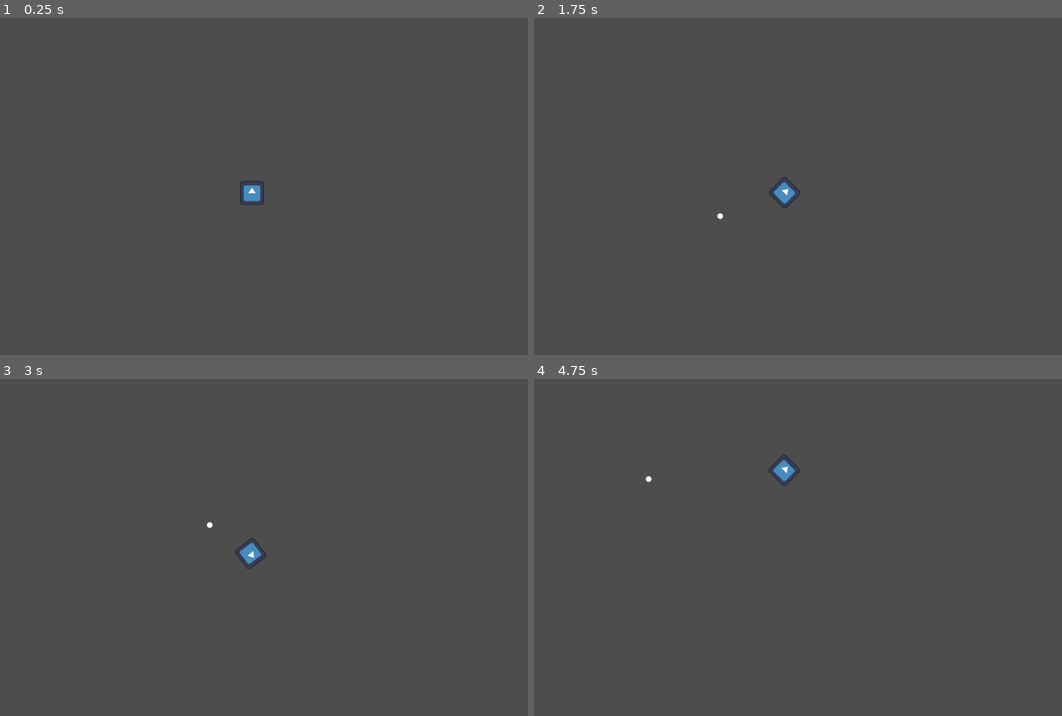
Above: before the commit, frames 1-4 (two rows, left to right).
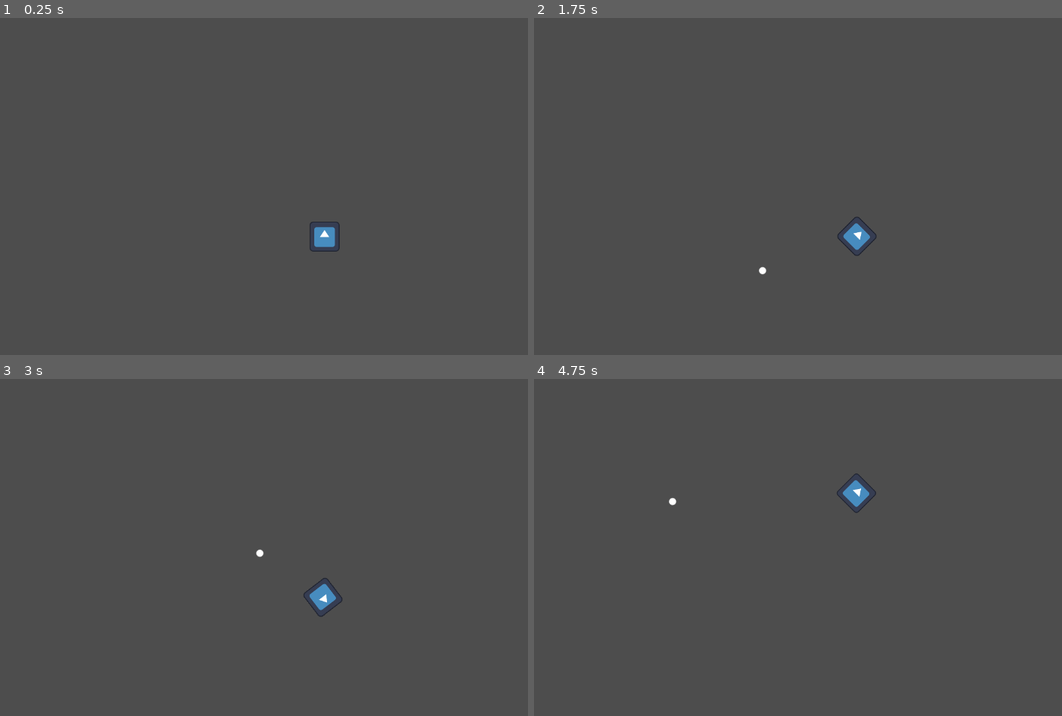
Above: after the commit, the same moments.

Repository: ElPat0x/BattleWing
Game: Godot game, scene res://Scenes/escenas_de_testeo/test_level.tscn
Same seed, same stepped clock (60 frames per second), same inputs: the game is played once before the commit and once after it. The engine's default icon, where the game draws it, is replaced by a stand-in: a white triangle on a blue panel in a dark square.
Inputs (mouse positions are in pixels of both pictures, inside the frame that each line leads up to):
- Up to frame 1 (0.25 s): no input
- Up to frame 2 (1.75 s): tap Enter at 0.5 s; move the mouse to (930, 169) at 0.52 s; hold D (Girar_Derecha) 0.53-1.28 s; click (930, 169) at 0.6 s; tap Space at 1.25 s; move the mouse to (676, 203) at 1.27 s; hold A (Girar_Izquierda) from 1.28 s (still down); tap W (Acelerar) at 1.35 s; click (676, 203) at 1.55 s
- Up to frame 3 (3 s): move the mouse to (322, 473) at 2.02 s; release A (Girar_Izquierda) at 2.03 s; hold D (Girar_Derecha) from 2.03 s (still down); click (322, 473) at 2.1 s; move the mouse to (232, 614) at 2.77 s; click (232, 614) at 2.85 s
- Up to frame 4 (4.75 s): move the mouse to (977, 598) at 3.52 s; release D (Girar_Derecha) at 3.53 s; hold W (Acelerar) 3.53-4.28 s; hold A (Girar_Izquierda) from 3.53 s (still down); click (977, 598) at 3.8 s; move the mouse to (613, 496) at 4.27 s; click (613, 496) at 4.35 s

The runs differ from the first frame. In frame 1, 0.5% of the frame differs, in the area x 45-65%, y 48-70%; in frame 2, 0.6%, in the area x 34-65%, y 47-77%; in frame 3, 0.5%; in frame 4, 0.6%.

Commit message:
Script de vida y hitboxes (Incompleto)
Añadido de la mecanica de vida y hitbox e hurtbox
esta Incompleto por el momento

Diff:
--- a/battle-wing-project/Scenes/Objetos/arma.tscn
+++ b/battle-wing-project/Scenes/Objetos/arma_test.tscn
@@ -3,6 +3,21 @@
 [ext_resource type="Texture2D" uid="uid://cmxuddisxfmwj" path="res://icon.svg" id="2_qm4qk"]
 
 [sub_resource type="GDScript" id="GDScript_n4svj"]
+script/source = "extends Node2D
+
+@onready var bala = preload(\"res://Scenes/Objetos/bala.tscn\")
+
+func _process(delta: float) -> void:
+	disparar()
+
+func disparar():
+
+	if Input.is_action_just_pressed(\"Disparar\"):
+		var spawnear_bala = bala.instantiate()
+		get_tree().root.add_child(spawnear_bala)
+		spawnear_bala.global_position = global_position
+		spawnear_bala.rotation = rotation
+"
 
 [node name="Arma" type="Node2D" unique_id=585348604]
 script = SubResource("GDScript_n4svj")
--- a/battle-wing-project/Scenes/Objetos/bala.tscn
+++ b/battle-wing-project/Scenes/Objetos/bala.tscn
@@ -3,16 +3,18 @@
 [ext_resource type="Script" uid="uid://cnttciwe546tj" path="res://Scripts/bala.gd" id="1_bsw5t"]
 [ext_resource type="Texture2D" uid="uid://ddoi7nchu8so0" path="res://Resources/bala.png" id="2_1i00s"]
 
-[sub_resource type="CircleShape2D" id="CircleShape2D_melus"]
+[sub_resource type="CircleShape2D" id="CircleShape2D_bsw5t"]
 
-[node name="Bala" type="Area2D" unique_id=2060256663]
+[node name="Bala" type="Area2D" unique_id=1744568399]
+collision_layer = 0
+collision_mask = 2
 script = ExtResource("1_bsw5t")
 
 [node name="Sprite2D" type="Sprite2D" parent="." unique_id=1573267873]
 texture = ExtResource("2_1i00s")
 
-[node name="CollisionShape2D" type="CollisionShape2D" parent="." unique_id=1609088636]
-shape = SubResource("CircleShape2D_melus")
+[node name="CollisionShape2D" type="CollisionShape2D" parent="." unique_id=1032137076]
+shape = SubResource("CircleShape2D_bsw5t")
 
 [node name="VisibleOnScreenNotifier2D" type="VisibleOnScreenNotifier2D" parent="." unique_id=1036085268]
 position = Vector2(-6, -6)
--- a/battle-wing-project/Scenes/Objetos/nave.tscn
+++ b/battle-wing-project/Scenes/Objetos/nave.tscn
@@ -4,8 +4,14 @@
 [ext_resource type="Texture2D" uid="uid://cmxuddisxfmwj" path="res://icon.svg" id="2_8d7b3"]
 
 [sub_resource type="RectangleShape2D" id="RectangleShape2D_1inpp"]
+size = Vector2(39.333336, 39.333336)
+
+[sub_resource type="RectangleShape2D" id="RectangleShape2D_aqamf"]
+size = Vector2(86, 91)
 
 [node name="Nave" type="CharacterBody2D" unique_id=1596515066]
+collision_layer = 2
+collision_mask = 0
 script = ExtResource("1_pkxkw")
 velocidad_maxima = 350
 
@@ -15,3 +21,17 @@
 [node name="CollisionShape2D" type="CollisionShape2D" parent="." unique_id=993222337]
 scale = Vector2(3, 3)
 shape = SubResource("RectangleShape2D_1inpp")
+disabled = true
+
+[node name="canion" type="Node2D" parent="." unique_id=177766570]
+position = Vector2(0, 62)
+
+[node name="Hurtbox" type="Area2D" parent="." unique_id=1696700558]
+collision_layer = 2
+collision_mask = 0
+
+[node name="CollisionShape2D" type="CollisionShape2D" parent="Hurtbox" unique_id=968677]
+position = Vector2(0, -0.5)
+shape = SubResource("RectangleShape2D_aqamf")
+
+[connection signal="area_entered" from="Hurtbox" to="." method="_on_hurtbox_area_entered"]
--- /dev/null
+++ b/battle-wing-project/Scenes/escenas_de_testeo/test_vida.tscn
@@ -0,0 +1,12 @@
+[gd_scene format=3 uid="uid://bj3xe60cqqcrc"]
+
+[ext_resource type="PackedScene" uid="uid://wy1arf6lndcc" path="res://Scenes/Objetos/nave.tscn" id="1_18i8v"]
+[ext_resource type="PackedScene" uid="uid://3gtussgshinu" path="res://Scenes/Objetos/arma_test.tscn" id="2_t1bvc"]
+
+[node name="TestVida" type="Node2D" unique_id=2135750326]
+
+[node name="Nave" parent="." unique_id=1596515066 instance=ExtResource("1_18i8v")]
+position = Vector2(308, 474)
+
+[node name="Arma" parent="." unique_id=585348604 instance=ExtResource("2_t1bvc")]
+position = Vector2(309, 137)
--- a/battle-wing-project/Scripts/bala.gd
+++ b/battle-wing-project/Scripts/bala.gd
@@ -5,9 +5,5 @@
 func _process(delta: float) -> void:
 	position += transform.y * velocidad * delta
 
-
-
 func borrar_bala() -> void:
 	queue_free()
-	print("bala borrada")
-	pass # Replace with function body.
--- a/battle-wing-project/Scripts/nave.gd
+++ b/battle-wing-project/Scripts/nave.gd
@@ -3,11 +3,11 @@
 @export var aceleracion = 7.5
 @export var vel_rotacion = 150
 @export var velocidad_maxima = 400
-@export var vida = 6
-
+@export var vida:int = 5
 
 @onready var bala = preload("res://Scenes/Objetos/bala.tscn")
 @onready var tamano_pantalla = get_viewport_rect().size
+@onready var canion = $canion
 
 func Aceleracion():
 	var input_vector := Vector2(0, Input.get_action_strength("Acelerar"))
@@ -27,23 +27,41 @@
 		rotate(-deg_to_rad(vel_rotacion*delta))
 	pass
 
+func disparar():
+
+	if Input.is_action_just_pressed("Disparar"):
+		var spawnear_bala = bala.instantiate()
+		get_tree().root.add_child(spawnear_bala)
+		spawnear_bala.global_position = canion.global_position
+		spawnear_bala.rotation = rotation
+
 func screen_wrap():
 	position.x = wrapf(position.x, 0, tamano_pantalla.x)
 	position.y = wrapf(position.y, 0, tamano_pantalla.y)
 	pass
 
+
+
 func _physics_process(delta: float) -> void:
 	Aceleracion()
 	Rotacion(delta)
 	disparar()
+
 	screen_wrap()
 	move_and_slide()
 
+func recibir_danio() -> void:
+	vida -= 1
+	print("daño recibido")
+	print(vida)
+	if vida < 0:
+		queue_free()
+		print("borrando")
 
-func disparar():
 
-	if Input.is_action_just_pressed("Disparar"):
-		var spawnear_bala = bala.instantiate()
-		get_tree().root.add_child(spawnear_bala)
-		spawnear_bala.global_position = global_position
-		spawnear_bala.rotation = rotation
+
+func _on_hurtbox_area_entered(area: Area2D) -> void:
+	if area.name == "Bala":
+		print("He detectado una bala")
+		recibir_danio()
+	pass # Replace with function body.
--- a/battle-wing-project/project.godot
+++ b/battle-wing-project/project.godot
@@ -17,8 +17,8 @@
 
 [display]
 
-window/size/viewport_width=1600
-window/size/viewport_height=900
+window/size/viewport_width=1280
+window/size/viewport_height=720
 
 [input]
 
@@ -44,6 +44,11 @@
 ]
 }
 
+[layer_names]
+
+2d_physics/layer_1="Hurtbox_objetos"
+2d_physics/layer_2="Hurtbox_jugador"
+
 [physics]
 
 3d/physics_engine="Jolt Physics"
